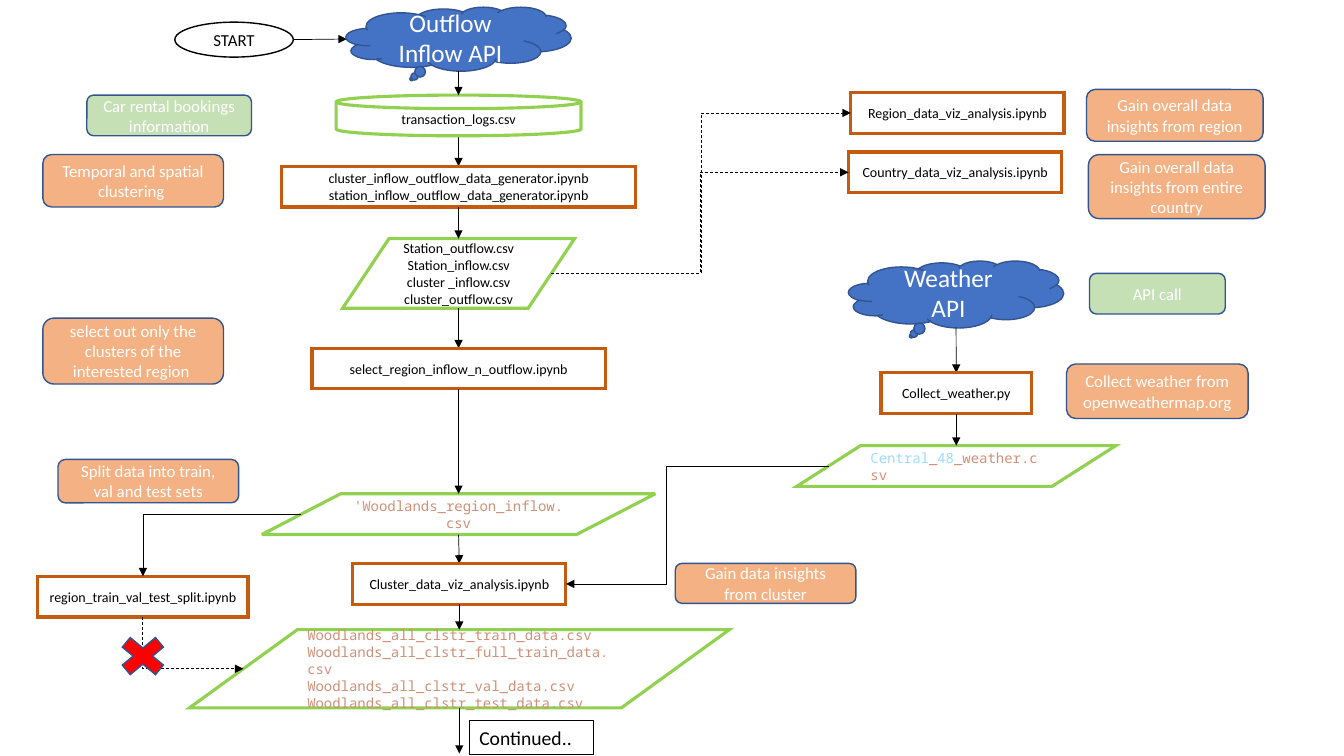
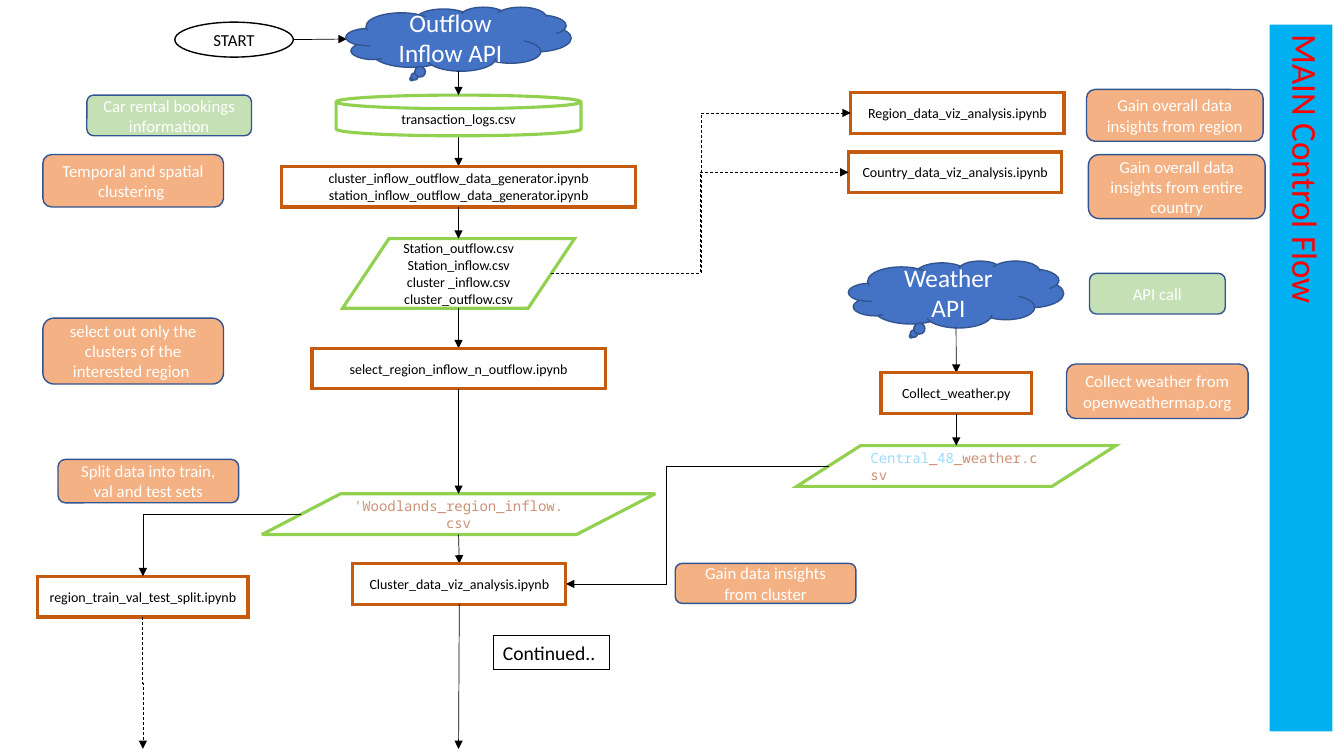
Before and after one commit to JosePeeterson/DeepAR_demand_prediction, a slide deck: slide 3 of Rental_Fleet_Demand_Forecast/docs/read_me/SW_control_flow_master_branch.pptx. Drawn at 1344x756 pixels with LibreOffice and Linux fonts; fonts in the diff are those of the drawing. Boxes give left, top, right and bottom in pixels: in the first picture for what was removed or moved away, otherwise in the second. Text is boxed around its words. In the diff, an @@ line names an element or a change of style, - is before the commit and + after.

```diff
--- a/Rental_Fleet_Demand_Forecast/docs/read_me/SW_control_flow_master_branch.pptx
+++ b/Rental_Fleet_Demand_Forecast/docs/read_me/SW_control_flow_master_branch.pptx
@@ rectangle added at [1270, 24, 1333, 731], fill #00B0F0, 25 pt, text #FF0000 @@
+MAIN Control Flow
@@ elbow arrow moved from (143, 617) - (243, 668) to (143, 617) - (143, 749) @@
@@ arrow moved from (460, 604) - (460, 630) to (460, 604) - (459, 749) @@
@@ cross removed at [111, 630, 174, 684] @@
@@ flow chart input output removed at [190, 630, 730, 709] @@
-Woodlands_all_clstr_train_data.csv
-Woodlands_all_clstr_full_train_data.csv
-Woodlands_all_clstr_val_data.csv
-Woodlands_all_clstr_test_data.csv
@@ rectangle "Continued..": place and size @@
-rectangle "Continued.." at [470, 721, 594, 755]
+rectangle "Continued.." at [493, 635, 610, 669]
@@ arrow removed from (460, 708) to (460, 754) @@
```
Also in this commit, not shown: 1 other slide changed, 1 slide added, 1 slide removed, 32 other files.
